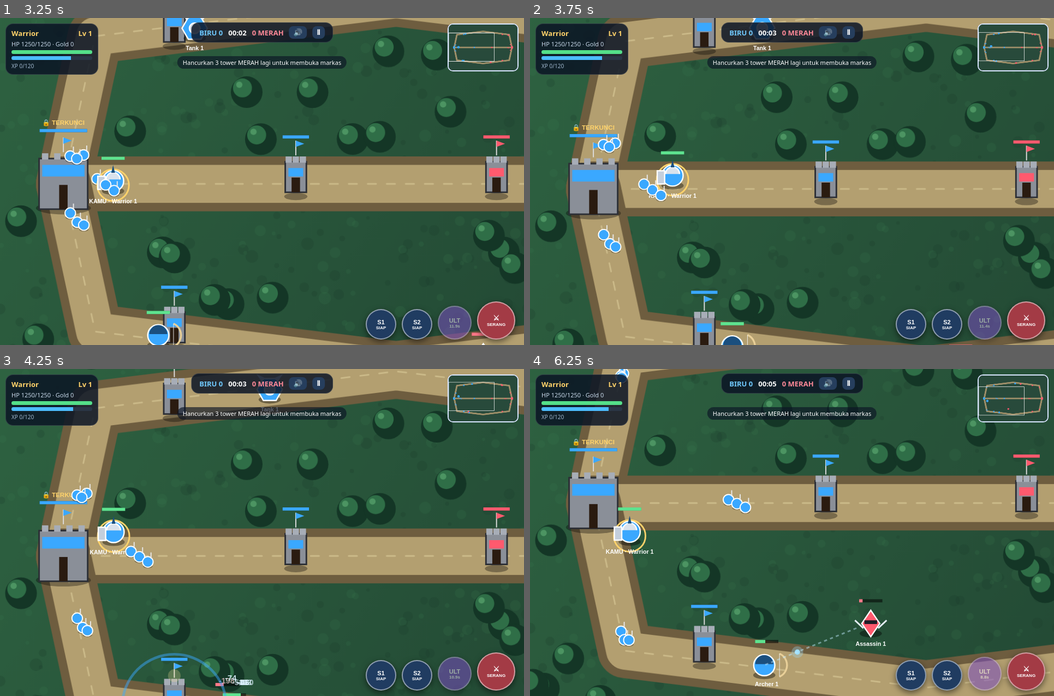
Above: before the commit, frames 1-4 (two rows, left to right).
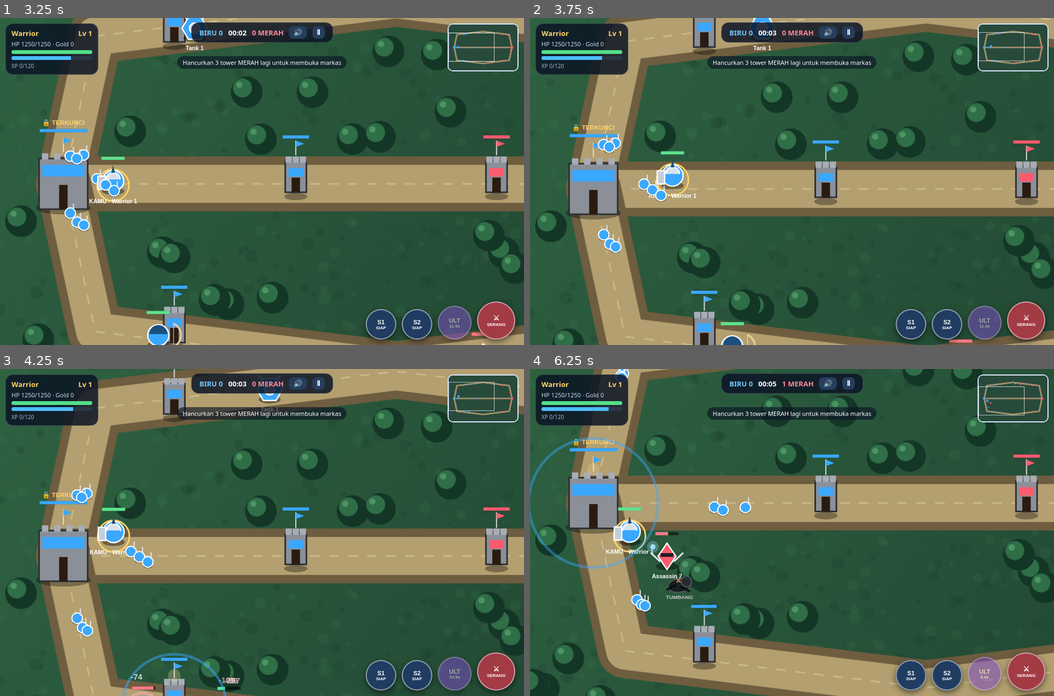
Above: after the commit, the same moments.

Repository: vexelkang-cell/gamepai
Game: browser game, page games/vexel-legend-2-arena/index.html
Two runs of this game, one before a commit and one after it. Both use one fixed random seed, a clock stepped at 60 frames per second and the inputs below.
Inputs:
- Up to frame 1 (3.25 s): click "MULAI PERTANDINGAN" at 0.27 s; hold Right 1.03-1.53 s; tap Space every 0.5 s from 1.1 to 3.1 s; hold Down 1.58-1.85 s; hold Left 1.9-2.47 s; hold Up 2.52-2.82 s; hold Right from 2.87 s (still down)
- Up to frame 2 (3.75 s): release Right at 3.53 s; hold Up from 3.58 s (still down); tap Space at 3.6 s
- Up to frame 3 (4.25 s): release Up at 3.82 s; hold Left from 3.87 s (still down); tap Space at 4.1 s
- Up to frame 4 (6.25 s): release Left at 4.3 s; hold Down 4.35-4.68 s; tap Space every 0.5 s from 4.6 to 6.1 s; hold Right 4.73-5.23 s; hold Down 5.28-5.55 s; hold Left 5.6-6.17 s; hold Up from 6.22 s (still down)

Frame 1 is identical in both runs. In frame 2, less than 0.1% of the frame differs, in the area x 79-93%, y 13-100%; in frame 3, 0.3%; in frame 4, 2.6%, in the area x 0-95%, y 0-97%.

Commit message:
Add coordinated target focus and tower defense to red AI

Diff:
--- a/games/vexel-legend-2-arena/index.html
+++ b/games/vexel-legend-2-arena/index.html
@@ -182,27 +182,42 @@
 function redHeroAI(h,dt){
  const hp=h.hp/h.max,baseX=1380;
  const blueHeroes=enemies('red').filter(v=>v.hero);
- const playerTarget=player&&!player.dead&&player.team==='blue'&&dist(player,h)<560?player:null;
- const target=playerTarget||near(blueHeroes,h,440);
+ const redPartners=U.filter(v=>v.team==='red'&&v.hero&&!v.dead&&v!==h);
+ const playerTarget=player&&!player.dead&&player.team==='blue'&&dist(player,h)<620?player:null;
+ // Koordinasi: bantu rekan yang sedang bertarung dan fokus ke hero dengan HP rendah.
+ const partnerTarget=redPartners.map(v=>v.aiTarget).find(v=>v&&!v.dead&&dist(v,h)<620);
+ const nearbyThreat=near(blueHeroes,h,480);
+ let target=playerTarget||partnerTarget||nearbyThreat;
+ if(blueHeroes.length){
+  const vulnerable=blueHeroes.filter(v=>dist(v,h)<560).sort((a,b)=>(a.hp/a.max)-(b.hp/b.max))[0];
+  if(vulnerable&&(!target||dist(vulnerable,h)<dist(target,h)*1.18||vulnerable.hp/vulnerable.max<.3))target=vulnerable;
+ }
+ // Simpan sasaran agar hero merah lain dapat membantu menyerang target yang sama.
+ h.aiTarget=target||null;
+ // Lindungi tower merah jika ada hero biru yang mendekat ke area pertahanan.
+ const threatenedTower=S.filter(s=>s.team==='red'&&s.kind==='tower'&&!s.dead)
+  .map(s=>({s,t:near(blueHeroes,s,360)})).filter(v=>v.t)
+  .sort((a,b)=>dist(a.s,h)-dist(b.s,h))[0];
+ if(threatenedTower&&(!target||dist(threatenedTower.t,h)<dist(target,h)*1.25))target=threatenedTower.t;
  // Tim merah memakai heal dan shield lebih disiplin agar tidak mudah tumbang.
  if(hp<.66){const sk=CL[h.cls].sk;for(let i=sk.length-1;i>=0;i--){const s=sk[i];if(h.sc[i]<=0&&h.mp>=s.c&&(s.t==='heal'||s.heal)){cast(h,i);break}}}
  if(target&&hp<.72){const si=CL[h.cls].sk.findIndex(s=>s.t==='shield');if(si>=0&&h.sc[si]<=0&&h.mp>=CL[h.cls].sk[si].c)cast(h,si)}
  if(hp<.32)h.retreating=true;
  if(h.retreating){const home=Math.hypot(h.x-baseX,h.y-500);if(home>115){steerHero(h,baseX,500,dt);return}stopHero(h,dt);if(hp>=.82)h.retreating=false;return}
- // Fokus ke pemain bila masuk area, lalu kombinasikan skill dan serangan biasa.
+ // Kombinasi skill, serangan, dan posisi jaga jarak.
  if(target){
   const d=dist(target,h);
-  if(d<360)redSkillAI(h,target,d);
+  if(d<390)redSkillAI(h,target,d);
   if(d<=h.rng+14){stopHero(h,dt);strike(h,target);return}
   const desired=Math.max(45,h.rng-18);
   if(d>desired){steerHero(h,target.x,target.y,dt);return}
  }
- // Jika tidak ada hero yang bisa diserang, lanjutkan tekanan ke minion dan tower.
- const objective=pickTarget(h,h.rng+12);
+ // Saat tidak ada ancaman, dorong lane bersama minion menuju tower.
+ const objective=pickTarget(h,h.rng+18);
  if(objective){
   const d=dist(objective,h);
   if(d<=h.rng+18){stopHero(h,dt);strike(h,objective);return}
-  if(!objective.kind&&d<300){steerHero(h,objective.x,objective.y,dt);return}
+  if(!objective.kind&&d<320){steerHero(h,objective.x,objective.y,dt);return}
  }
  walk(h,dt);
 }
